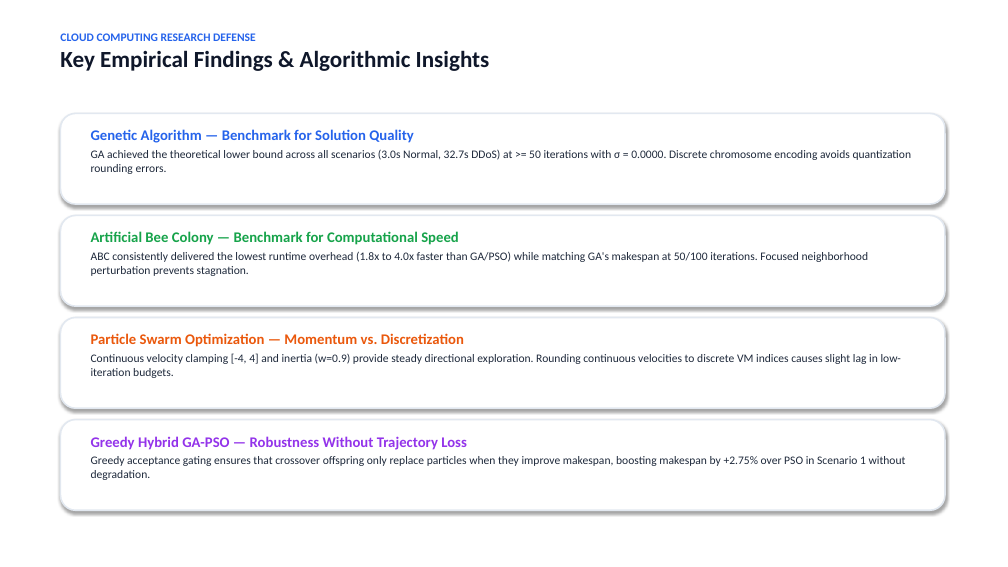
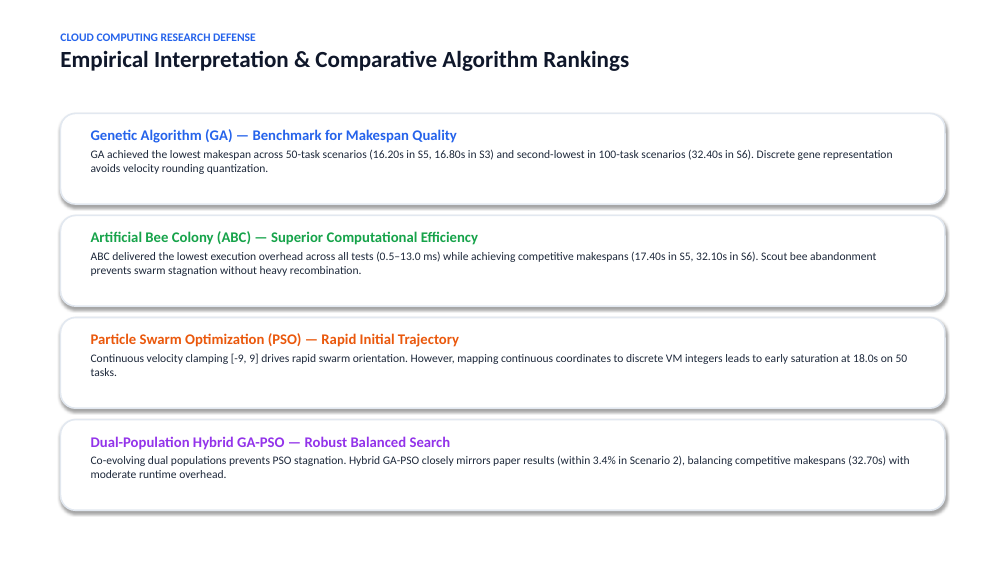
Before and after one commit to Jatin21006/cloud-scheduling-research-, a slide deck: slide 16 of PRESENTATION_SLIDES.pptx (slide 14 before the commit). Drawn at 1008x567 pixels with LibreOffice and Linux fonts; fonts in the diff are those of the drawing. Boxes give left, top, right and bottom in pixels: in the first picture for what was removed or moved away, otherwise in the second. Text is boxed around its words. In the diff, an @@ line names an element or a change of style, - is before the commit and + after.

Commit message:
Finalize cloud scheduling paper reproduction

```diff
--- a/PRESENTATION_SLIDES.pptx
+++ b/PRESENTATION_SLIDES.pptx
@@ text at [60, 50, 629, 71]: text changed @@
-Key Empirical Findings & Algorithmic Insights
+Empirical Interpretation & Comparative Algorithm Rankings
@@ text at [91, 129, 892, 174]: text changed @@
-Genetic Algorithm — Benchmark for Solution Quality
-GA achieved the theoretical lower bound across all scenarios (3.0s Normal, 32.7s DDoS) at >= 50 iterations with σ = 0.0000. Discrete chromosome encoding avoids quantization rounding errors.
+Genetic Algorithm (GA) — Benchmark for Makespan Quality
+GA achieved the lowest makespan across 50-task scenarios (16.20s in S5, 16.80s in S3) and second-lowest in 100-task scenarios (32.40s in S6). Discrete gene representation avoids velocity rounding quantization.
@@ text at [91, 231, 876, 276]: text changed @@
-Artificial Bee Colony — Benchmark for Computational Speed
-ABC consistently delivered the lowest runtime overhead (1.8x to 4.0x faster than GA/PSO) while matching GA's makespan at 50/100 iterations. Focused neighborhood perturbation prevents stagnation.
+Artificial Bee Colony (ABC) — Superior Computational Efficiency
+ABC delivered the lowest execution overhead across all tests (0.5–13.0 ms) while achieving competitive makespans (17.40s in S5, 32.10s in S6). Scout bee abandonment prevents swarm stagnation without heavy recombination.
@@ text at [91, 333, 908, 376]: text changed @@
-Particle Swarm Optimization — Momentum vs. Discretization
-Continuous velocity clamping [-4, 4] and inertia (w=0.9) provide steady directional exploration. Rounding continuous velocities to discrete VM indices causes slight lag in low-iteration budgets.
+Particle Swarm Optimization (PSO) — Rapid Initial Trajectory
+Continuous velocity clamping [-9, 9] drives rapid swarm orientation. However, mapping continuous coordinates to discrete VM integers leads to early saturation at 18.0s on 50 tasks.
@@ text at [91, 436, 910, 478]: text changed @@
-Greedy Hybrid GA-PSO — Robustness Without Trajectory Loss
-Greedy acceptance gating ensures that crossover offspring only replace particles when they improve makespan, boosting makespan by +2.75% over PSO in Scenario 1 without degradation.
+Dual-Population Hybrid GA-PSO — Robust Balanced Search
+Co-evolving dual populations prevents PSO stagnation. Hybrid GA-PSO closely mirrors paper results (within 3.4% in Scenario 2), balancing competitive makespans (32.70s) with moderate runtime overhead.
```
Also in this commit, not shown: 8 other slides changed, 9 slides added, 9 slides removed, 36 other files.
